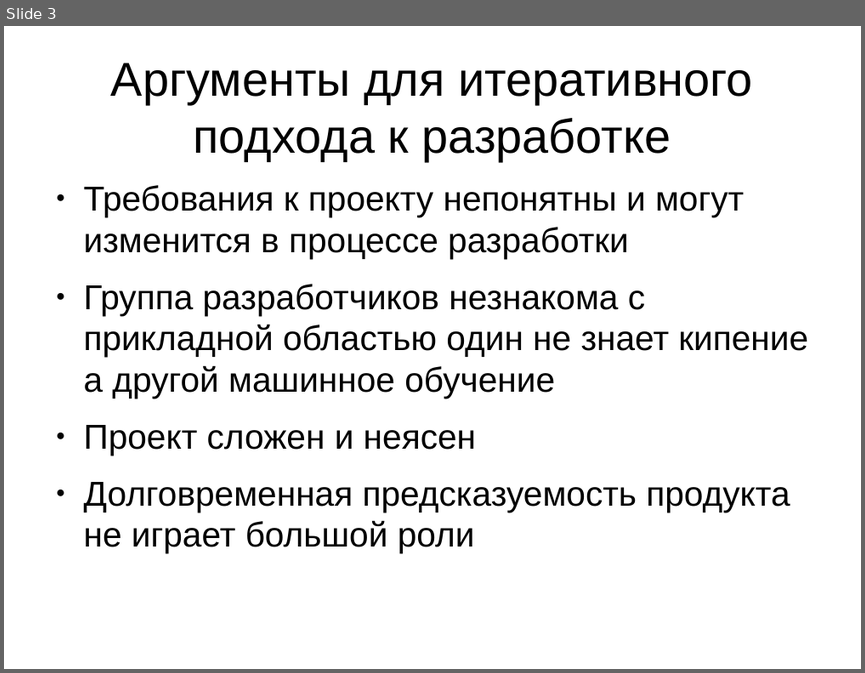
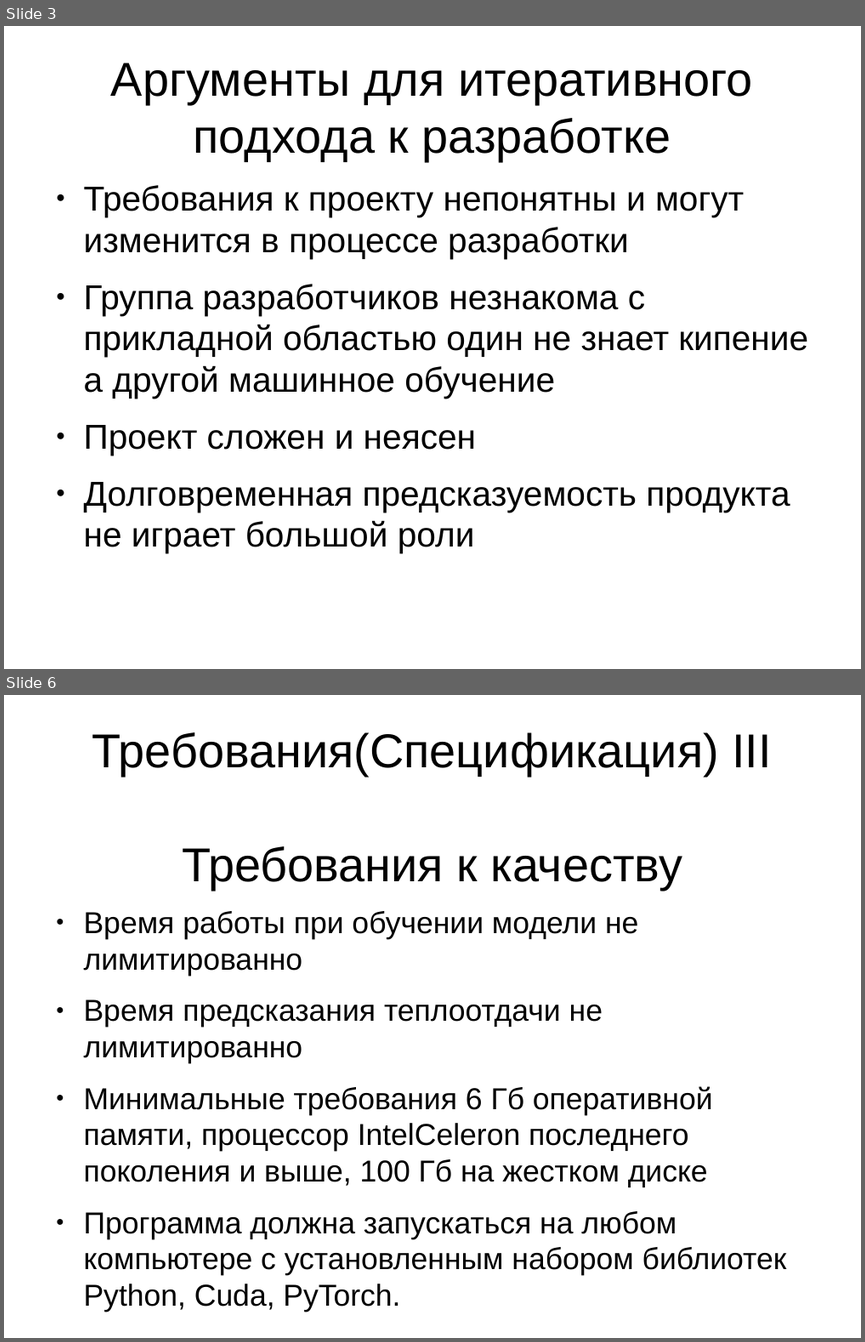
Before and after one commit to Lavrikov/Boiler, a slide deck: Проект разработки.odp. Shown one above the other, each under a label of ours: slide 3 before the commit, slides 3 and 6 after it; the slides between them are not shown. The pictures are 865x673 and 865x1342 pixels, drawn with LibreOffice and Linux fonts; fonts in the diff are those of the drawing. Boxes give left, top, right and bottom in pixels: in the first picture for what was removed or moved away, otherwise in the second. Text is boxed around its words. In the diff, an @@ line names an element or a change of style, - is before the commit and + after.

```diff
--- a/Проект разработки.odp
+++ b/Проект разработки.odp
@@ slide 6 added at box(4, 695, 861, 1338), background #FFFFFF @@
@@ title added at box(92, 732, 771, 890), 44 pt, text #000000 @@
+Требования(Спецификация) III
+Требования к качеству
@@ text added at box(84, 911, 787, 1276), 28 pt, text #000000 @@
+● Время работы при обучении модели не лимитированно
+● Время предсказания теплоотдачи не лимитированно
+● Минимальные требования 6 Гб оперативной памяти, процессор IntelCeleron последнего поколения и выше, 100 Гб на жестком диске
+● Программа должна запускаться на любом компьютере с установленным набором библиотек Python, Cuda, PyTorch.
```
Also in this commit, not shown: 2 slides changed, 2 other slides added, 1 slide removed, 1 other file.
